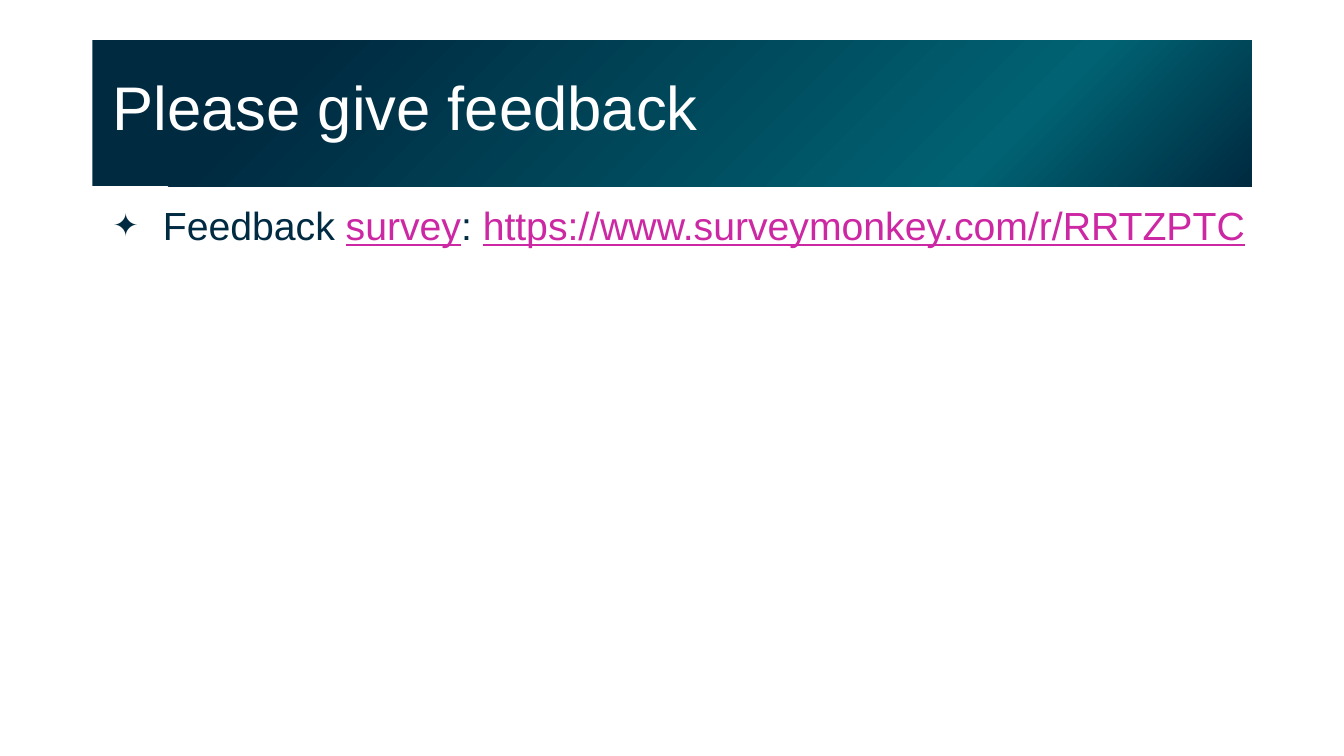
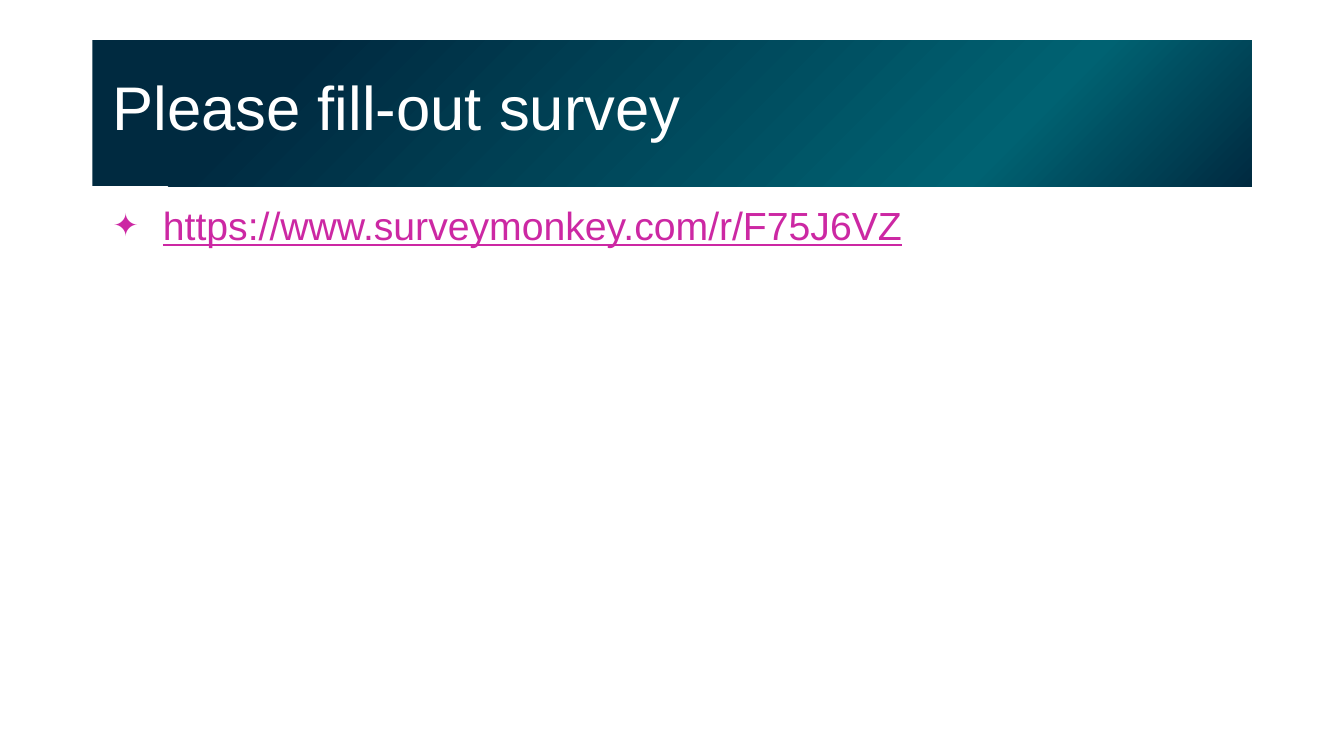
Before and after one commit to gladstone-institutes/Bioinformatics-Workshops, a slide deck: slide 44 of hypothesis-testing/HypothesisTesting.pptx (slide 38 before the commit). Drawn at 1344x756 pixels with LibreOffice and Linux fonts; fonts in the diff are those of the drawing. Boxes give left, top, right and bottom in pixels: in the first picture for what was removed or moved away, otherwise in the second. Text is boxed around its words. In the diff, an @@ line names an element or a change of style, - is before the commit and + after.

```diff
--- a/hypothesis-testing/HypothesisTesting.pptx
+++ b/hypothesis-testing/HypothesisTesting.pptx
@@ title at <box>113,85,680,142</box>: text changed @@
-Please give feedback
+Please fill-out survey
@@ text at <box>163,211,902,248</box>: text changed @@
-✦ Feedback survey: https://www.surveymonkey.com/r/RRTZPTC
+✦ https://www.surveymonkey.com/r/F75J6VZ
```
Also in this commit, not shown: 8 other slides changed, 6 slides added.
